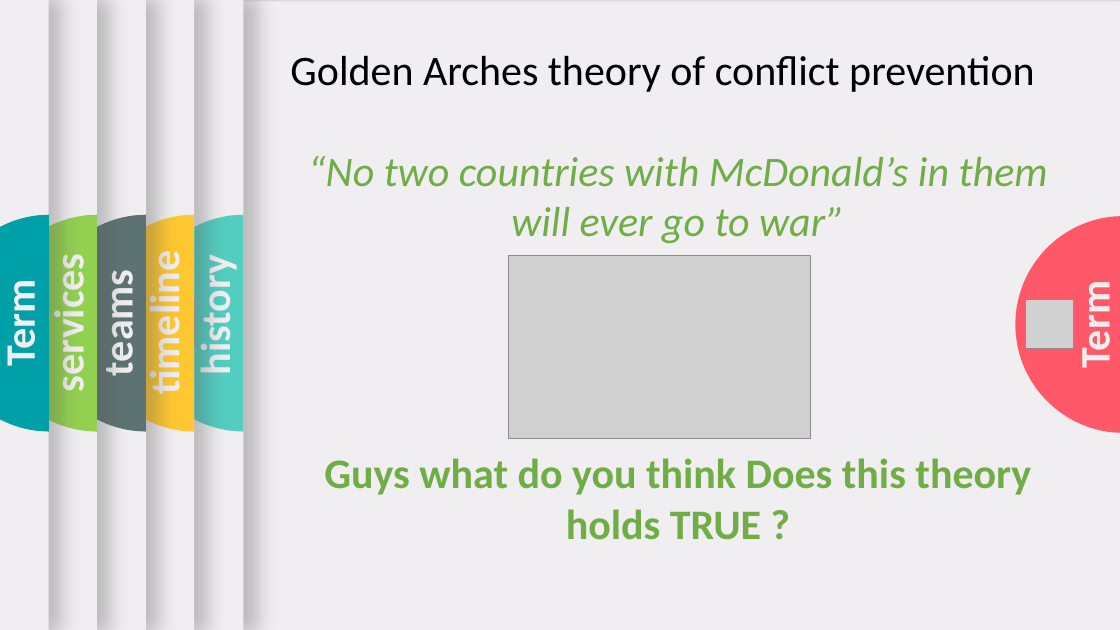
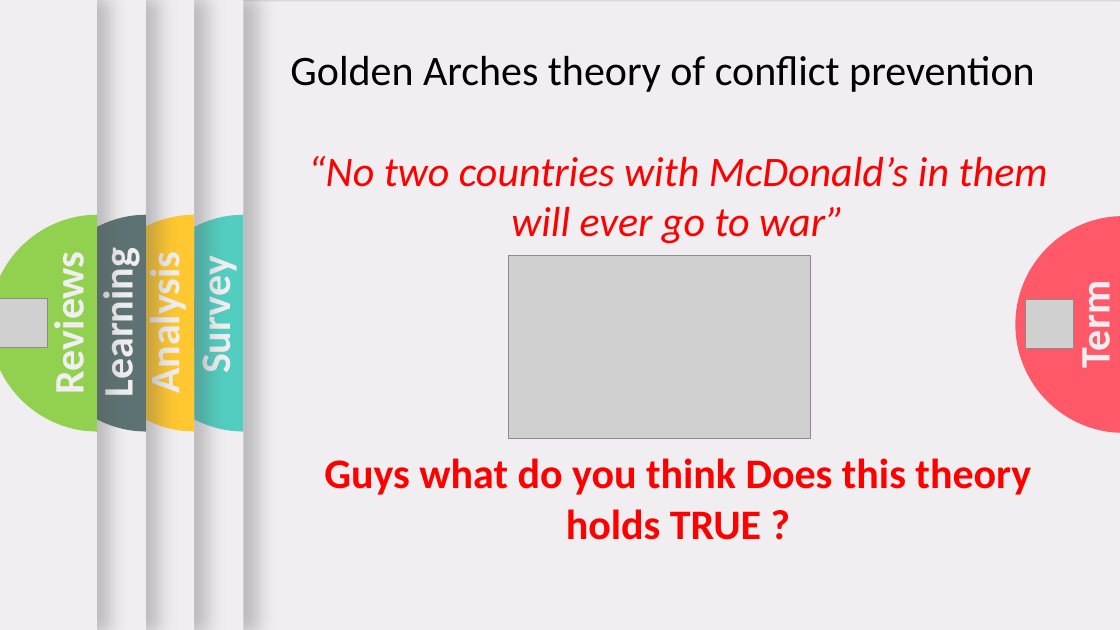
Before and after one commit to Muhammad-Usama-Arain/Data-Analysis-Workshop, a slide deck: slide 11 of Data Analysis.pptx (slide 7 before the commit). Drawn at 1120x630 pixels with LibreOffice and Linux fonts; fonts in the diff are those of the drawing; grey boxes stand for pictures; background and template pictures are left out. Boxes give left, top, right and bottom in pixels: in the first picture for what was removed or moved away, otherwise in the second. Text is boxed around its words. In the diff, an @@ line names an element or a change of style, - is before the commit and + after.

```diff
--- a/Data Analysis.pptx
+++ b/Data Analysis.pptx
@@ rectangle removed at bbox=[0, 0, 49, 630] @@
@@ text at bbox=[308, 156, 1048, 540]: text colour #70AD47 to #FF0000 in "“No two countries with McDonald’s in them ...", "Guys what do you think Does this ..." @@
@@ freeform shape removed at bbox=[0, 215, 49, 432] @@
@@ text at bbox=[44, 265, 95, 390]: text changed @@
-services
+Reviews
@@ text at bbox=[93, 263, 144, 393]: text changed @@
-teams
+Learning
@@ text at bbox=[139, 265, 190, 389]: text changed @@
-timeline
+Analysis
@@ text at bbox=[190, 267, 241, 371]: text changed @@
-history
+Survey
@@ text removed at bbox=[0, 287, 46, 364] @@
-Term
@@ picture added at bbox=[0, 298, 47, 347] @@
```
Also in this commit, not shown: 12 other slides changed, 10 slides added, 5 slides removed, 2 other files.
